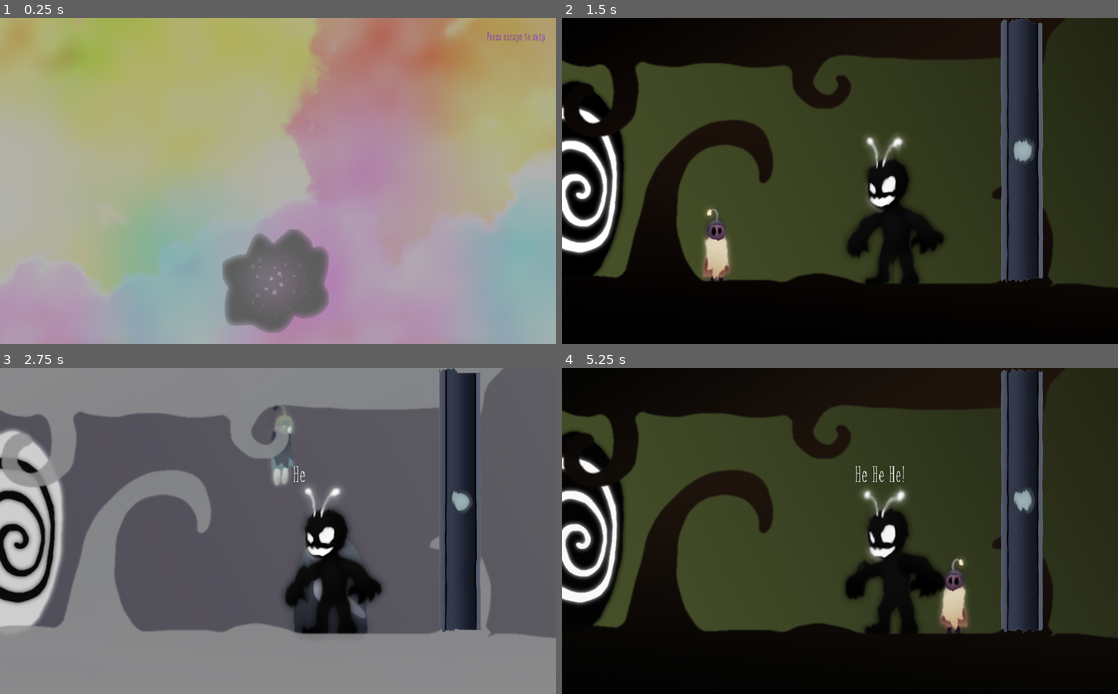
Above: before the commit, frames 1-4 (two rows, left to right).
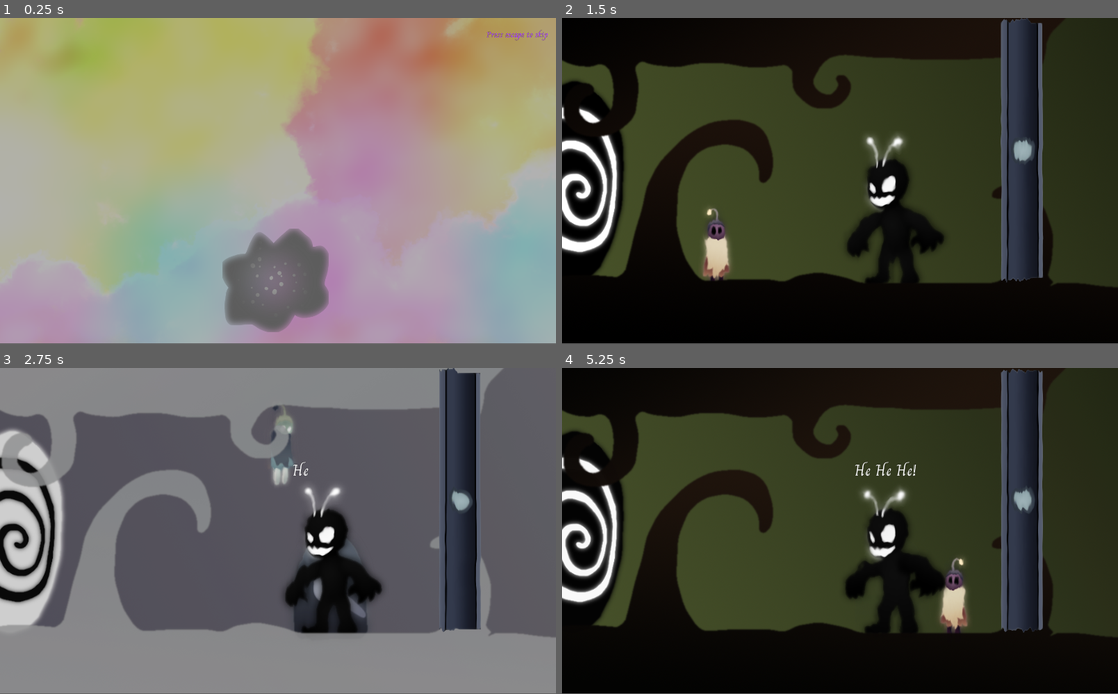
Above: after the commit, the same moments.

Repository: Dimension-Omega/misty-marshes
Game: Godot game, scene res://data/main/Main.tscn
Two runs of this game, one before a commit and one after it. Both use one fixed random seed, a clock stepped at 60 frames per second and the inputs below.
Inputs:
- Up to frame 1 (0.25 s): no input
- Up to frame 2 (1.5 s): tap Enter (ui_accept) at 0.5 s; hold Right (right) 0.53-1.25 s; hold Space (duality) 0.53-1.25 s; tap Up (jump) at 0.77 s; click "1" at 1.25 s
- Up to frame 3 (2.75 s): hold Right (right) from 2.03 s (still down); tap Space (duality) at 2.1 s; tap Up (jump) at 2.27 s
- Up to frame 4 (5.25 s): release Right (right) at 2.78 s; hold A (left) 2.78-3.53 s; hold Space (duality) 2.78-3.53 s; tap 1 at 2.85 s; hold Right (right) 3.53-5.03 s; tap 2 at 3.6 s; tap Up (jump) at 3.77, 4.52 s; tap Space (duality) at 3.8 s; hold Space (duality) 4.28-5.03 s; tap 5 at 4.35 s; hold A (left) from 5.03 s (still down); tap 6 at 5.1 s
In our replay, the window is 800x469 before the commit and 800x468 after it. These sizes can differ from the game's own. Grey fills any space a smaller window leaves; there, only what the larger window draws over its background counts as a difference.

The runs differ from the first frame. In frame 1, 0.2% of the frame differs, in the area x 22-100%, y 3-100%; in frame 2, 0.4%; in frame 3, 0.4%; in frame 4, 0.6%, in the area x 0-87%, y 27-82%.

Commit message:
Open font and switch logic fix

Diff:
--- a/data/elements/player/player.gd
+++ b/data/elements/player/player.gd
@@ -101,10 +101,12 @@
 func add_interactable(node: Node2D) -> void:
 	if node.is_in_group('interactable'):
 		available_interactables.append(node)
+		print('added ', node)
 
 func remove_interactable(node: Node2D) -> void:
 	if node in available_interactables:
 		available_interactables.erase(node)
+		print('removed ', node)
 
 func select_interactable(interactables: Array) -> Node2D:
 	if not interactables:
--- a/data/elements/switches/switch.gd
+++ b/data/elements/switches/switch.gd
@@ -5,6 +5,8 @@
 export var only_on_white : bool = false
 
 var is_on : bool = false
+
+onready var collision_shape = $CollisionShape2D
 
 func _ready() -> void:
 	if only_on_black:
@@ -14,15 +16,12 @@
 		$SwitchOff.add_to_group('white')
 		$SwitchOn.add_to_group('white')
 
-func the_world_is_changing(_color: String) -> void:
+func the_world_is_changing(color: String) -> void:
 	set_to(is_on)
-
-func duality(color: String) -> void:
-	if only_on_black:
-		set_deferred('monitorable', color == 'black')
-		set_to(is_on)
-	if only_on_white:
-		set_deferred('monitorable', color == 'white')
+	if (only_on_black and color == 'black') or (only_on_white and color == 'white'):
+		collision_shape.set_deferred('disabled', false)
+	elif (only_on_black and color != 'black') or (only_on_white and color != 'white'):
+		collision_shape.set_deferred('disabled', true)
 		set_to(is_on)
 
 func interact() -> void:
--- a/data/elements/switches/switch.tscn
+++ b/data/elements/switches/switch.tscn
@@ -6,7 +6,7 @@
 [ext_resource path="res://data/shaders/wobbly_shader.tres" type="Material" id=4]
 
 [sub_resource type="RectangleShape2D" id=1]
-extents = Vector2( 50, 130 )
+extents = Vector2( 60, 130 )
 
 [node name="Switch" type="Area2D" groups=["always interactable", "duality", "interactable"]]
 material = ExtResource( 4 )
--- /dev/null
+++ b/data/fonts/Charm.tres
@@ -0,0 +1,9 @@
+[gd_resource type="DynamicFont" load_steps=2 format=2]
+
+[ext_resource path="res://data/fonts/Charm/Charm-Regular.ttf" type="DynamicFontData" id=1]
+
+[resource]
+size = 26
+outline_size = 1
+outline_color = Color( 0, 0, 0, 0.196078 )
+font_data = ExtResource( 1 )
--- /dev/null
+++ b/data/fonts/Charm_32.tres
@@ -0,0 +1,9 @@
+[gd_resource type="DynamicFont" load_steps=2 format=2]
+
+[ext_resource path="res://data/fonts/Charm/Charm-Regular.ttf" type="DynamicFontData" id=1]
+
+[resource]
+size = 32
+outline_size = 1
+outline_color = Color( 0, 0, 0, 0.196078 )
+font_data = ExtResource( 1 )
--- a/data/levels/1/level_1.tscn
+++ b/data/levels/1/level_1.tscn
@@ -16,6 +16,7 @@
 [ext_resource path="res://data/elements/secret/secret.tscn" type="PackedScene" id=14]
 [ext_resource path="res://data/elements/target/target.tscn" type="PackedScene" id=15]
 [ext_resource path="res://data/levels/Misty_marshes_-_Main_theme_2_final.mp3" type="AudioStream" id=16]
+[ext_resource path="res://data/fonts/Charm_32.tres" type="DynamicFont" id=17]
 
 [sub_resource type="RectangleShape2D" id=1]
 extents = Vector2( 1300, 60 )
@@ -144,13 +145,14 @@
 anchor_top = 0.5
 anchor_right = 0.5
 anchor_bottom = 0.5
-margin_left = -184.5
+margin_left = -231.0
 margin_top = -166.5
-margin_right = 184.5
+margin_right = 231.0
 margin_bottom = 166.5
+custom_fonts/font = ExtResource( 17 )
 text = "Controls: Use the arrow keys or [awsd]
 
-Move:                    Left/Right/A/D
+Move:                     Left/Right/A/D
 Interact/Jump:        Up/W
 Change Dimension:   Down/S
 Open Options Panel:  Escape"
--- a/data/menu/GameMenu.tscn
+++ b/data/menu/GameMenu.tscn
@@ -53,8 +53,8 @@
 }
 
 [node name="Continue" type="Button" parent="Panel/Buttons/VBoxContainer"]
-margin_right = 187.0
-margin_bottom = 59.0
+margin_right = 200.0
+margin_bottom = 47.0
 focus_neighbour_top = NodePath("../Exit")
 focus_neighbour_bottom = NodePath("../Mute")
 focus_next = NodePath("../Mute")
@@ -65,9 +65,9 @@
 flat = true
 
 [node name="Mute" type="Button" parent="Panel/Buttons/VBoxContainer"]
-margin_top = 63.0
-margin_right = 187.0
-margin_bottom = 122.0
+margin_top = 51.0
+margin_right = 200.0
+margin_bottom = 98.0
 focus_neighbour_top = NodePath("../Continue")
 focus_neighbour_bottom = NodePath("../Exit")
 focus_next = NodePath("../Exit")
@@ -76,9 +76,9 @@
 flat = true
 
 [node name="Exit" type="Button" parent="Panel/Buttons/VBoxContainer"]
-margin_top = 126.0
-margin_right = 187.0
-margin_bottom = 185.0
+margin_top = 102.0
+margin_right = 200.0
+margin_bottom = 149.0
 focus_neighbour_top = NodePath("../Mute")
 focus_neighbour_bottom = NodePath("../Continue")
 focus_next = NodePath("../Continue")
--- a/data/menu/MainMenu.tscn
+++ b/data/menu/MainMenu.tscn
@@ -55,8 +55,8 @@
 }
 
 [node name="LevelsButton" type="Button" parent="Buttons/VBoxContainer"]
-margin_right = 78.0
-margin_bottom = 59.0
+margin_right = 82.0
+margin_bottom = 47.0
 focus_neighbour_top = NodePath("../Exit")
 focus_neighbour_bottom = NodePath("../Help")
 focus_next = NodePath("../Help")
@@ -65,9 +65,9 @@
 flat = true
 
 [node name="Help" type="Button" parent="Buttons/VBoxContainer"]
-margin_top = 63.0
-margin_right = 78.0
-margin_bottom = 122.0
+margin_top = 51.0
+margin_right = 82.0
+margin_bottom = 98.0
 focus_neighbour_top = NodePath("../LevelsButton")
 focus_neighbour_bottom = NodePath("../Credits")
 focus_next = NodePath("../Credits")
@@ -76,9 +76,9 @@
 flat = true
 
 [node name="Credits" type="Button" parent="Buttons/VBoxContainer"]
-margin_top = 126.0
-margin_right = 78.0
-margin_bottom = 185.0
+margin_top = 102.0
+margin_right = 82.0
+margin_bottom = 149.0
 focus_neighbour_top = NodePath("../Help")
 focus_neighbour_bottom = NodePath("../Exit")
 focus_next = NodePath("../Exit")
@@ -87,9 +87,9 @@
 flat = true
 
 [node name="Exit" type="Button" parent="Buttons/VBoxContainer"]
-margin_top = 189.0
-margin_right = 78.0
-margin_bottom = 248.0
+margin_top = 153.0
+margin_right = 82.0
+margin_bottom = 200.0
 focus_neighbour_top = NodePath("../Credits")
 focus_neighbour_bottom = NodePath("../LevelsButton")
 focus_next = NodePath("../LevelsButton")
@@ -139,7 +139,7 @@
 
 [node name="HBoxContainer" type="VBoxContainer" parent="LevelsPanel/GridContainer/Level1/MarginContainer"]
 margin_right = 250.0
-margin_bottom = 217.0
+margin_bottom = 205.0
 __meta__ = {
 "_edit_use_anchors_": false
 }
@@ -203,7 +203,7 @@
 
 [node name="HBoxContainer" type="VBoxContainer" parent="LevelsPanel/GridContainer/Level2/MarginContainer"]
 margin_right = 250.0
-margin_bottom = 217.0
+margin_bottom = 205.0
 __meta__ = {
 "_edit_use_anchors_": false
 }
@@ -269,7 +269,7 @@
 
 [node name="HBoxContainer" type="VBoxContainer" parent="LevelsPanel/GridContainer/Level3/MarginContainer"]
 margin_right = 250.0
-margin_bottom = 217.0
+margin_bottom = 205.0
 __meta__ = {
 "_edit_use_anchors_": false
 }
@@ -357,14 +357,16 @@
 [node name="Label" type="Label" parent="HelpPanel/Control"]
 anchor_right = 1.0
 anchor_bottom = 1.0
-text = "Use the arrow keys or [awsd]
-
-Move: Left/Right/A/D
-Interact/Jump: Up/W
-Change Dimension: Down/S
-Open Menu: Escape"
-align = 1
+text = "Controls: Use the arrow keys or [awsd]
+
+Move:                      Left/Right/A/D
+Interact/Jump:        Up/W
+Change Dimension:   Down/S
+Open Options Panel: Escape"
 valign = 1
+__meta__ = {
+"_edit_use_anchors_": false
+}
 
 [node name="BackButton" type="Button" parent="HelpPanel"]
 anchor_left = 1.0
--- a/data/menu/uitheme.tres
+++ b/data/menu/uitheme.tres
@@ -1,20 +1,14 @@
-[gd_resource type="Theme" load_steps=5 format=2]
+[gd_resource type="Theme" load_steps=4 format=2]
 
-[ext_resource path="res://data/fonts/weem-font/weem.otf" type="DynamicFontData" id=1]
+[ext_resource path="res://data/fonts/Charm.tres" type="DynamicFont" id=1]
 [ext_resource path="res://data/intro/intro_bg.png" type="Texture" id=2]
 
 [sub_resource type="StyleBoxTexture" id=2]
 texture = ExtResource( 2 )
 region_rect = Rect2( 0, 0, 1920, 1080 )
 
-[sub_resource type="DynamicFont" id=1]
-size = 38
-outline_size = 1
-outline_color = Color( 0, 0, 0, 0.196078 )
-font_data = ExtResource( 1 )
-
 [resource]
-default_font = SubResource( 1 )
+default_font = ExtResource( 1 )
 Button/colors/font_color = Color( 0.662745, 0.25098, 1, 1 )
 Button/colors/font_color_disabled = Color( 0.9, 0.9, 0.9, 0.2 )
 Button/colors/font_color_focus = Color( 0.290196, 0, 0.470588, 1 )
--- a/project.godot
+++ b/project.godot
@@ -28,6 +28,7 @@
 [display]
 
 window/stretch/mode="2d"
+window/stretch/aspect="keep"
 
 [gui]
 
Binary file added: data/fonts/Charm/Charm-Bold.ttf
Binary file added: data/fonts/Charm/Charm-Regular.ttf
Not shown, added: data/fonts/Charm/OFL.txt
Binary file removed: data/fonts/weem-font/weem.otf
Not shown: 1 places in data/levels/1/level_1.tscn that only renumber resources
